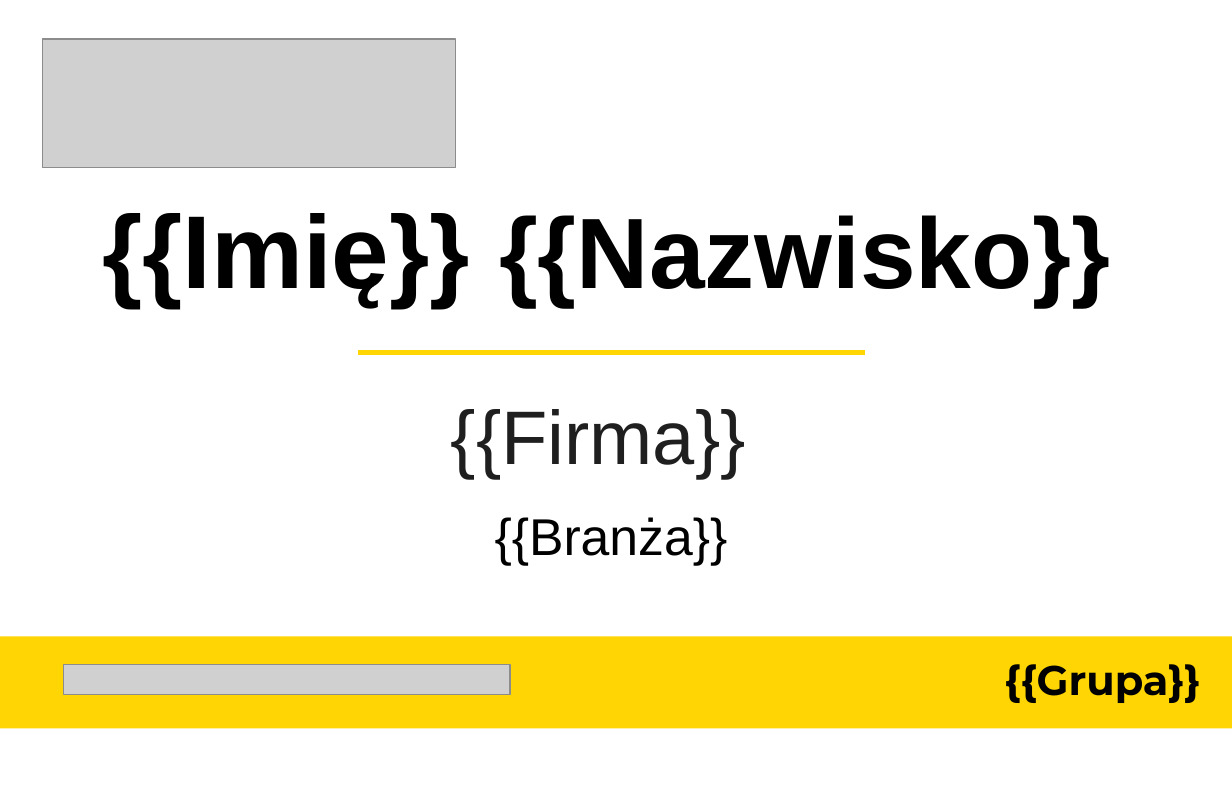
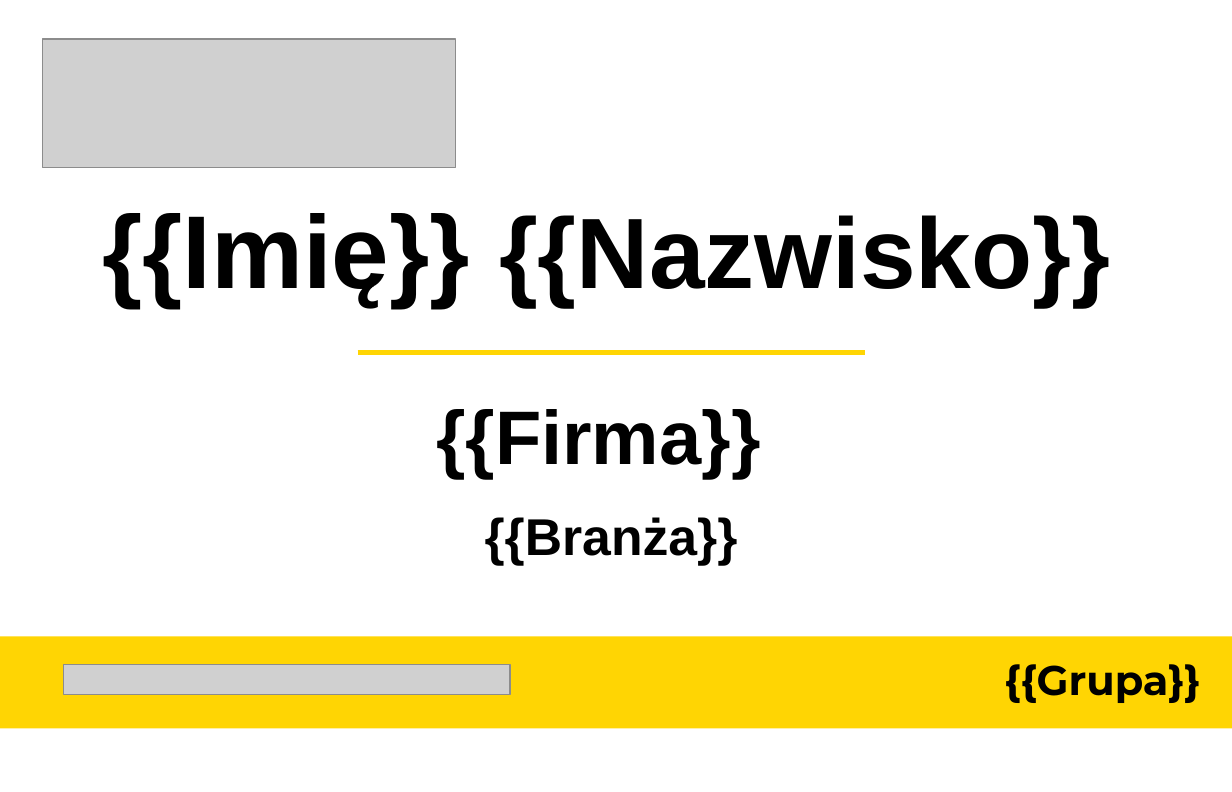
Before and after one commit to pwyczolkowski-ux/tc-event-tool, a slide deck: slide 1 of Badge CC.pptx. Drawn at 1232x792 pixels with LibreOffice and Linux fonts; fonts in the diff are those of the drawing; grey boxes stand for pictures. Boxes give left, top, right and bottom in pixels: in the first picture for what was removed or moved away, otherwise in the second. Text is boxed around its words. In the diff, an @@ line names an element or a change of style, - is before the commit and + after.

```diff
--- a/Badge CC.pptx
+++ b/Badge CC.pptx
@@ text "{{Firma}}" at bbox=[436, 409, 760, 479]: text colour #1F1F1F to #000000, bold on @@
@@ text "{{Branża}}" at bbox=[485, 517, 738, 566]: bold on @@
```
Also in this commit, not shown: 2 other slides changed.
